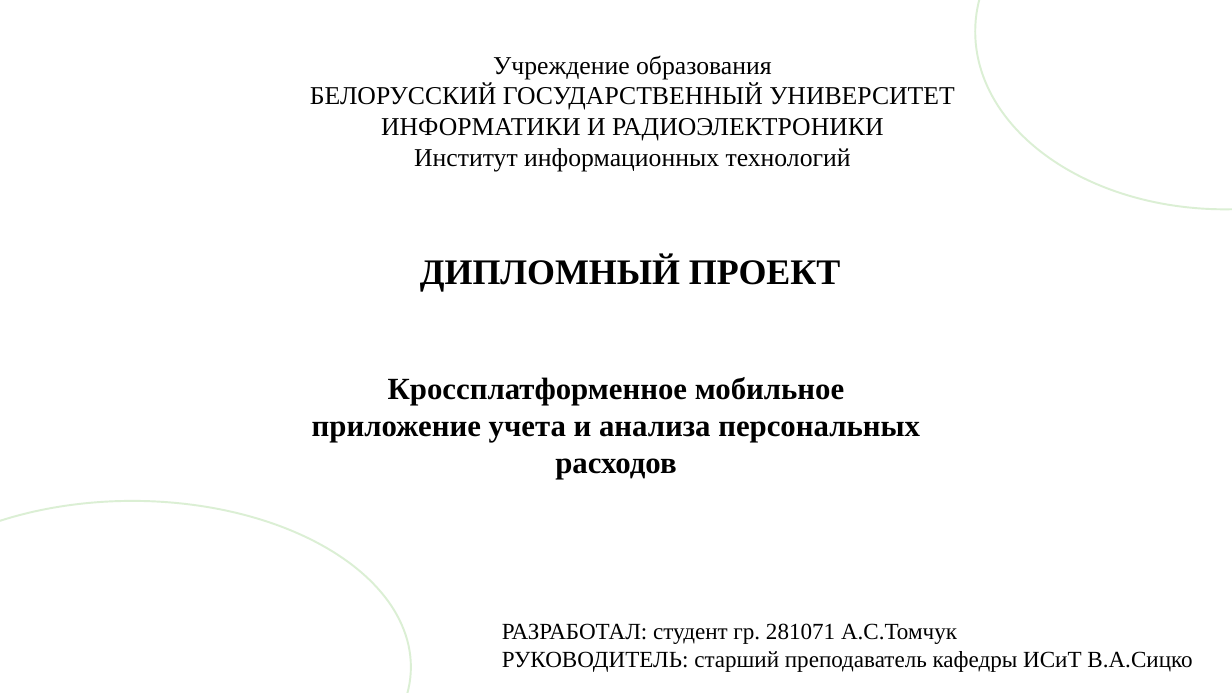
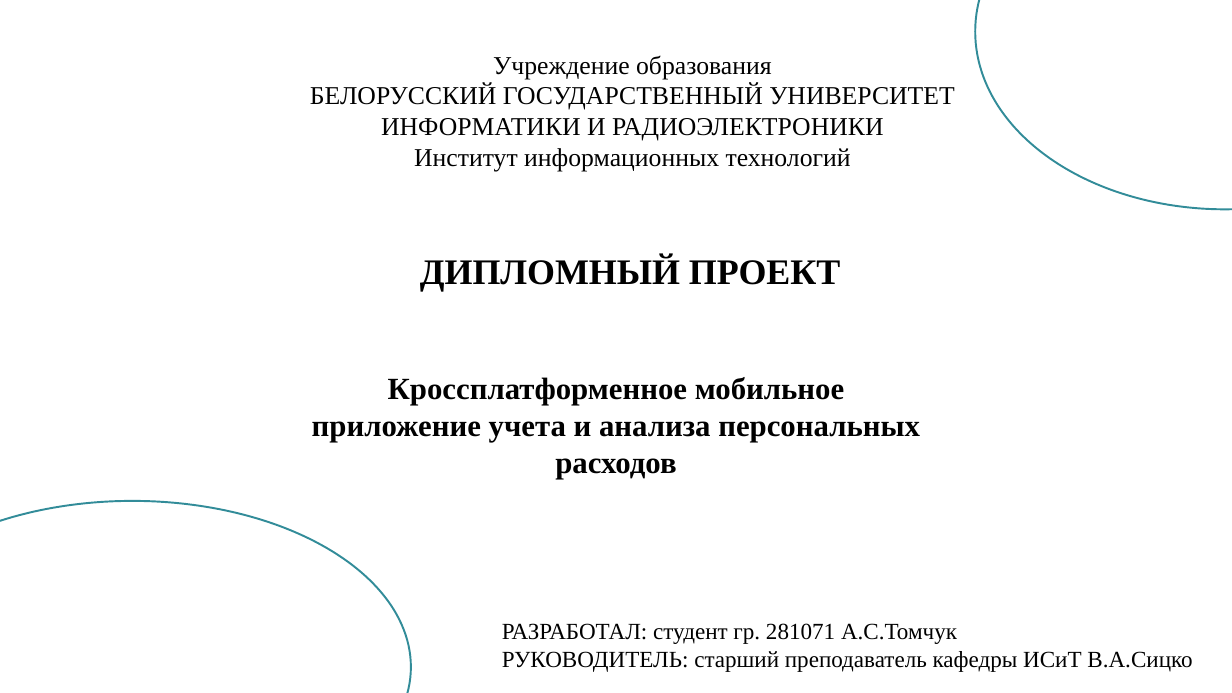
Before and after one commit to nastyatomchuk/diplom, a slide deck: slide 1 of Томчук А.С. Презентация.pptx. Drawn at 1232x693 pixels with LibreOffice and Linux fonts; fonts in the diff are those of the drawing. Boxes give left, top, right and bottom in pixels: in the first picture for what was removed or moved away, otherwise in the second. Text is boxed around its words. In the diff, an @@ line names an element or a change of style, - is before the commit and + after.

```diff
--- a/Томчук А.С. Презентация.pptx
+++ b/Томчук А.С. Презентация.pptx
@@ ellipse at bbox=[975, 0, 1232, 210]: outline #DBEFD4 1.5 pt to #328C99 1.5 pt @@
@@ ellipse at bbox=[0, 501, 411, 693]: outline #DBEFD4 1.5 pt to #328C99 1.5 pt @@
```
Also in this commit, not shown: 1 other slide changed, 16 slides added, 9 slides removed, 3 other files.
